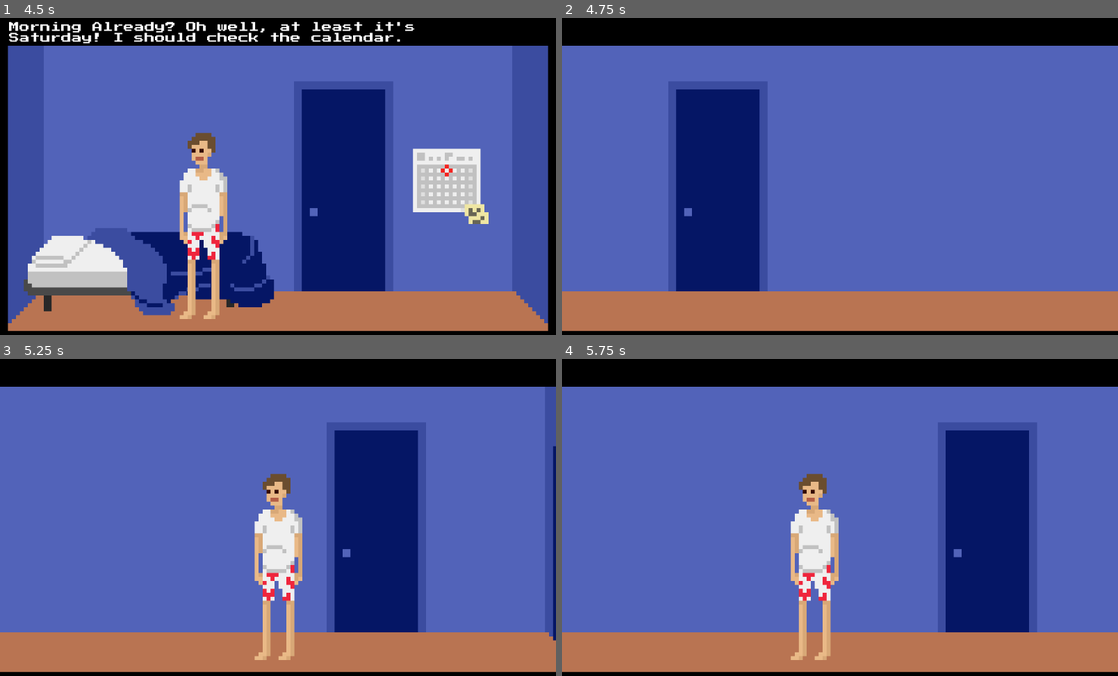
Above: before the commit, frames 1-4 (two rows, left to right).
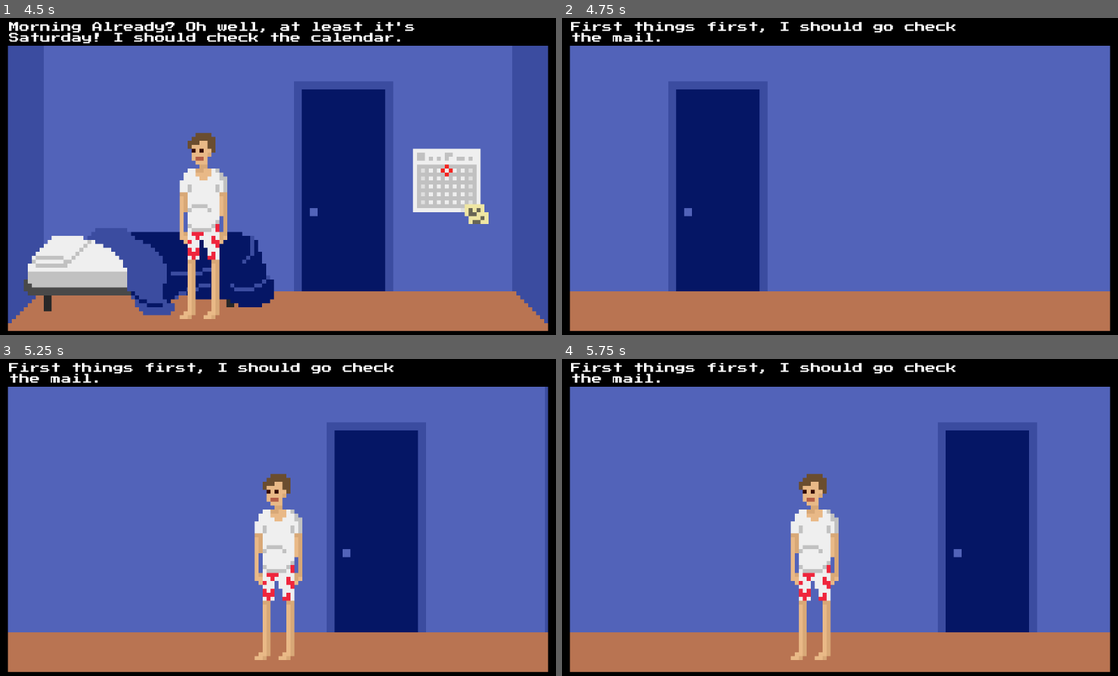
Above: after the commit, the same moments.

Repository: lthammond/CS315-midterm-Halfway_There
Game: Godot game, scene res://src/Bedroom.tscn
The game is run twice, just before and just after one commit, with the same random seed, the same clock (stepped at 60 frames per second) and the same inputs.
Inputs:
- Up to frame 1 (4.5 s): tap Enter at 0.5 s; hold Right (move_right) 0.53-1.28 s; hold Up (interact) 0.53-1.28 s; hold Left (move_left) 1.28-2.03 s; tap Up (interact) at 1.35, 2.85, 4.35 s; hold Up (interact) 2.03-2.78 s; hold Right (move_right) 2.03-3.53 s; hold Up (interact) 3.53-4.28 s; hold Left (move_left) from 3.53 s (still down)
- Up to frame 2 (4.75 s): keep holding Left (move_left)
- Up to frame 3 (5.25 s): keep holding Left (move_left); hold Up (interact) from 5.03 s (still down)
- Up to frame 4 (5.75 s): keep holding Left (move_left); keep holding Up (interact)

Frame 1 is identical in both runs. In frame 2, 3.8% of the frame differs, in the area x 0-100%, y 1-99%; in frame 3, 3.8%; in frame 4, 3.8%.

Commit message:
Adjust HUD and dialogue

Diff:
--- a/project/src/GlobalDialogVariables.gd
+++ b/project/src/GlobalDialogVariables.gd
@@ -2,3 +2,4 @@
 
 var wakeUpTextRead := false
 var calendarPreviouslyTriggered := false
+var hallwayTextRead := false
--- a/project/src/Hallway.gd
+++ b/project/src/Hallway.gd
@@ -5,3 +5,8 @@
 		var door_node = find_node(PlayerPositionThroughDoor.door_name)
 		if door_node:
 			$Player.global_position = door_node.global_position
+
+	if !GlobalDialogVariables.hallwayTextRead:
+		$HUD/Dialog/HallwayTextLabel.show()
+		yield(get_tree().create_timer(5), "timeout")
+		$HUD/Dialog/HallwayTextLabel.hide()
--- a/project/src/Hallway.tscn
+++ b/project/src/Hallway.tscn
@@ -1,9 +1,19 @@
-[gd_scene load_steps=5 format=2]
+[gd_scene load_steps=9 format=2]
 
 [ext_resource path="res://assets/backgrounds/hallwayBackground.png" type="Texture" id=1]
 [ext_resource path="res://src/Door.tscn" type="PackedScene" id=2]
 [ext_resource path="res://src/Player.tscn" type="PackedScene" id=3]
 [ext_resource path="res://src/Hallway.gd" type="Script" id=4]
+[ext_resource path="res://assets/fonts/PressStart2P-Regular.ttf" type="DynamicFontData" id=5]
+[ext_resource path="res://assets/sprites/HUD.png" type="Texture" id=6]
+
+[sub_resource type="DynamicFont" id=1]
+size = 21
+font_data = ExtResource( 5 )
+
+[sub_resource type="DynamicFont" id=2]
+size = 24
+font_data = ExtResource( 5 )
 
 [node name="Hallway" type="Node2D"]
 script = ExtResource( 4 )
@@ -40,3 +50,42 @@
 limit_right = 2259
 limit_bottom = 640
 smoothing_enabled = true
+
+[node name="HUD" type="CanvasLayer" parent="."]
+
+[node name="Border" type="Sprite" parent="HUD"]
+scale = Vector2( 8, 8 )
+texture = ExtResource( 6 )
+centered = false
+
+[node name="Dialog" type="Control" parent="HUD"]
+margin_left = 18.2689
+margin_top = 7.8745
+margin_right = 58.2689
+margin_bottom = 47.8745
+__meta__ = {
+"_edit_use_anchors_": false
+}
+
+[node name="HallwayTextLabel" type="RichTextLabel" parent="HUD/Dialog"]
+visible = false
+margin_right = 881.731
+margin_bottom = 52.1255
+custom_fonts/normal_font = SubResource( 1 )
+bbcode_text = "First things first, I should go check the mail."
+text = "First things first, I should go check the mail."
+__meta__ = {
+"_edit_use_anchors_": false
+}
+
+[node name="TaskCounterLabel" type="Label" parent="HUD"]
+visible = false
+margin_left = 866.11
+margin_top = 12.6112
+margin_right = 1130.11
+margin_bottom = 36.6112
+custom_fonts/font = SubResource( 2 )
+text = "Tasks:0/10"
+__meta__ = {
+"_edit_use_anchors_": false
+}
Not shown: 8 places in project/src/Bedroom.tscn that only renumber resources
